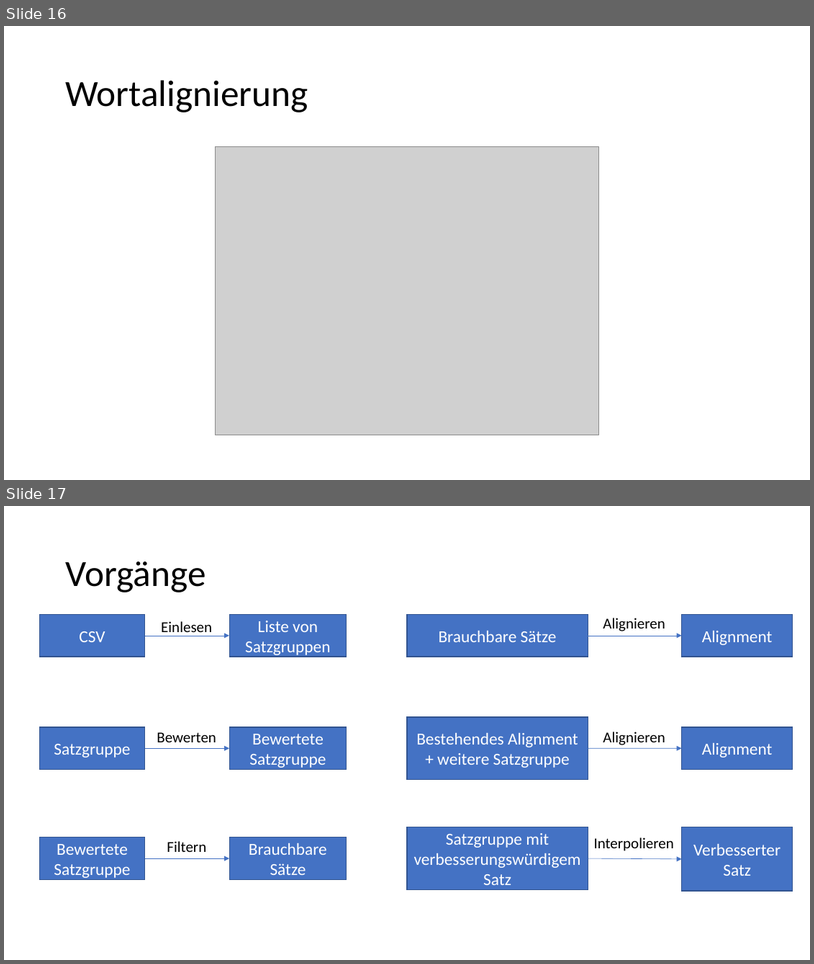
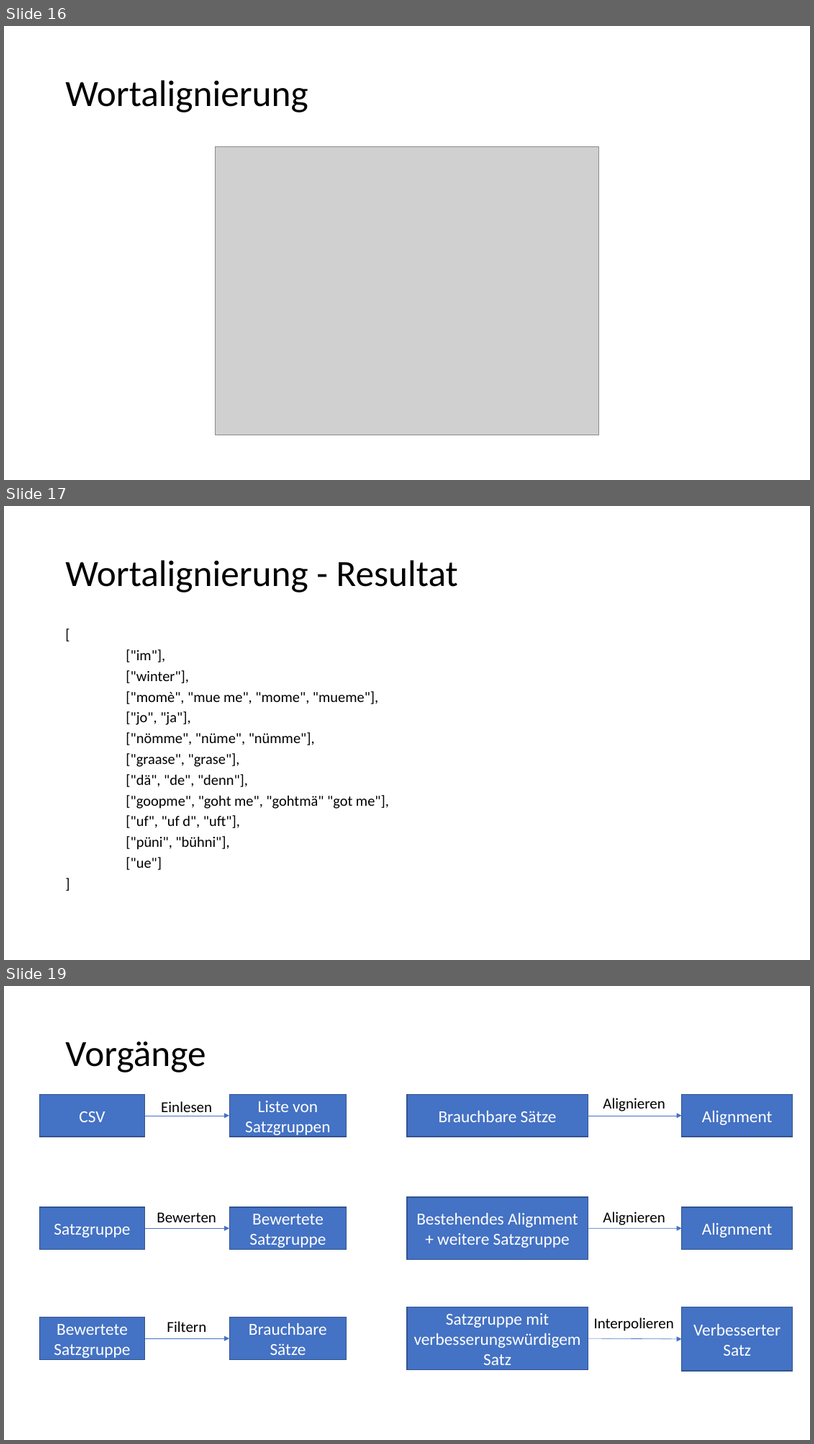
Before and after one commit to 837/ip5-nlp-ch, a slide deck: doc/IP5_Presentation.pptx. Shown one above the other, each under a label of ours: slides 16 and 17 before the commit, slides 16, 17 and 19 after it; the slides between them are not shown. The pictures are 814x964 and 814x1444 pixels, drawn with LibreOffice and Linux fonts; fonts in the diff are those of the drawing; grey boxes stand for pictures. Boxes give left, top, right and bottom in pixels: in the first picture for what was removed or moved away, otherwise in the second. Text is boxed around its words. In the diff, an @@ line names an element or a change of style, - is before the commit and + after.

```diff
--- a/doc/IP5_Presentation.pptx
+++ b/doc/IP5_Presentation.pptx
@@ slide 17 added at (4,506,810,960), background #FFFFFF @@
@@ title added at (65,560,458,592), 44 pt, text #000000 @@
+Wortalignierung - Resultat
@@ text added at (126,649,389,870), 17.5 pt, text #000000 @@
+[
+["im"],
+["winter"],
+["momè", "mue me", "mome", "mueme"],
+["jo", "ja"],
+["nömme", "nüme", "nümme"],
+["graase", "grase"],
+["dä", "de", "denn"],
+["goopme", "goht me", "gohtmä" "got me"],
+["uf", "uf d", "uft"],
+["püni", "bühni"],
+["ue"]
+]
@@ what was slide 17 is now slide 19 @@
```
Also in this commit, not shown: 4 other slides added.
